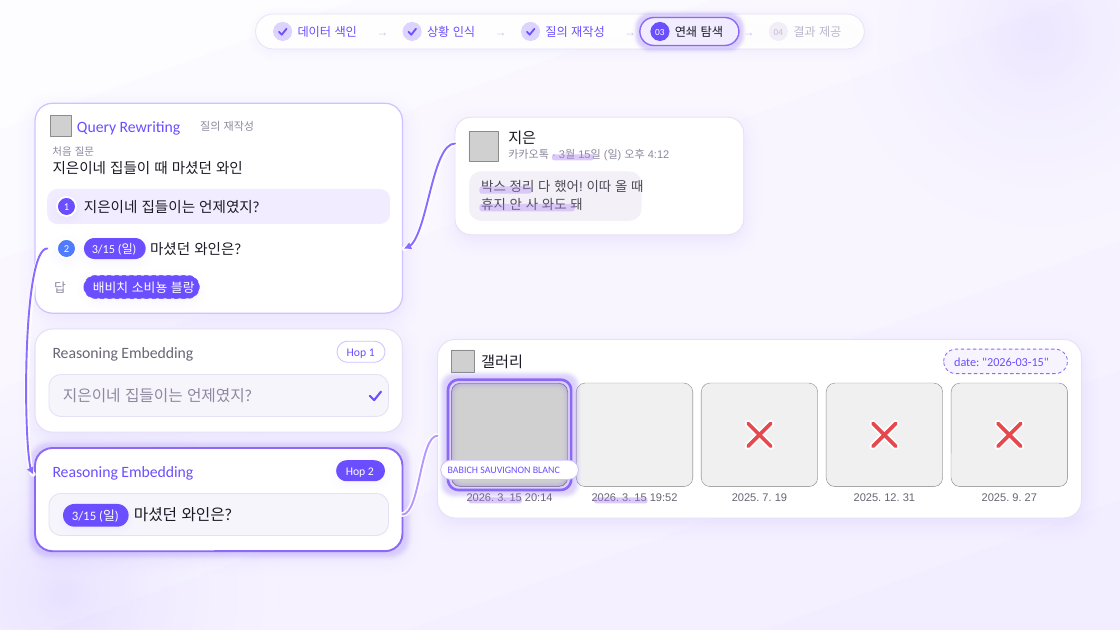
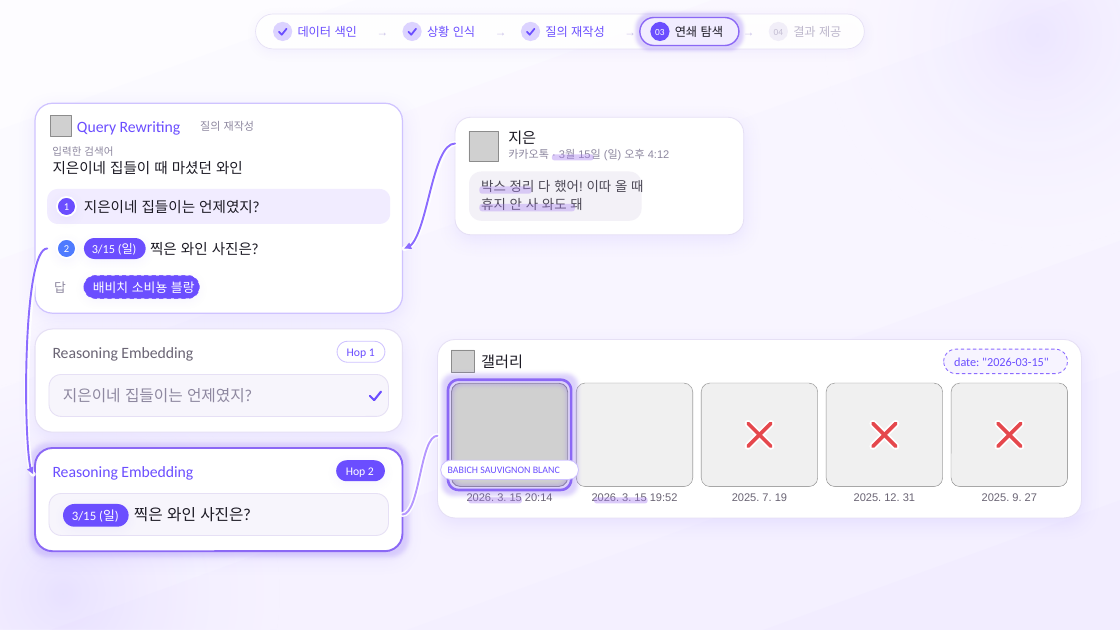
Before and after one commit to SB-Jo/t3, a slide deck: slide 16 of weave/결선준비/09_HowItWorks/HowItWorks_Argon.pptx (slide 14 before the commit). Drawn at 1120x630 pixels with LibreOffice and Linux fonts; fonts in the diff are those of the drawing; grey boxes stand for pictures. Boxes give left, top, right and bottom in pixels: in the first picture for what was removed or moved away, otherwise in the second. Text is boxed around its words. In the diff, an @@ line names an element or a change of style, - is before the commit and + after.

```diff
--- a/weave/결선준비/09_HowItWorks/HowItWorks_Argon.pptx
+++ b/weave/결선준비/09_HowItWorks/HowItWorks_Argon.pptx
@@ text at (x1=52, y1=146, x2=113, y2=156): text changed @@
-처음 질문
+입력한 검색어
@@ text at (x1=150, y1=242, x2=259, y2=255): text changed @@
-마셨던 와인은?
+찍은 와인 사진은?
@@ text at (x1=134, y1=507, x2=250, y2=522): text changed @@
-마셨던 와인은?
+찍은 와인 사진은?
```
Also in this commit, not shown: 8 other slides changed, 2 slides added, 25 other files.
